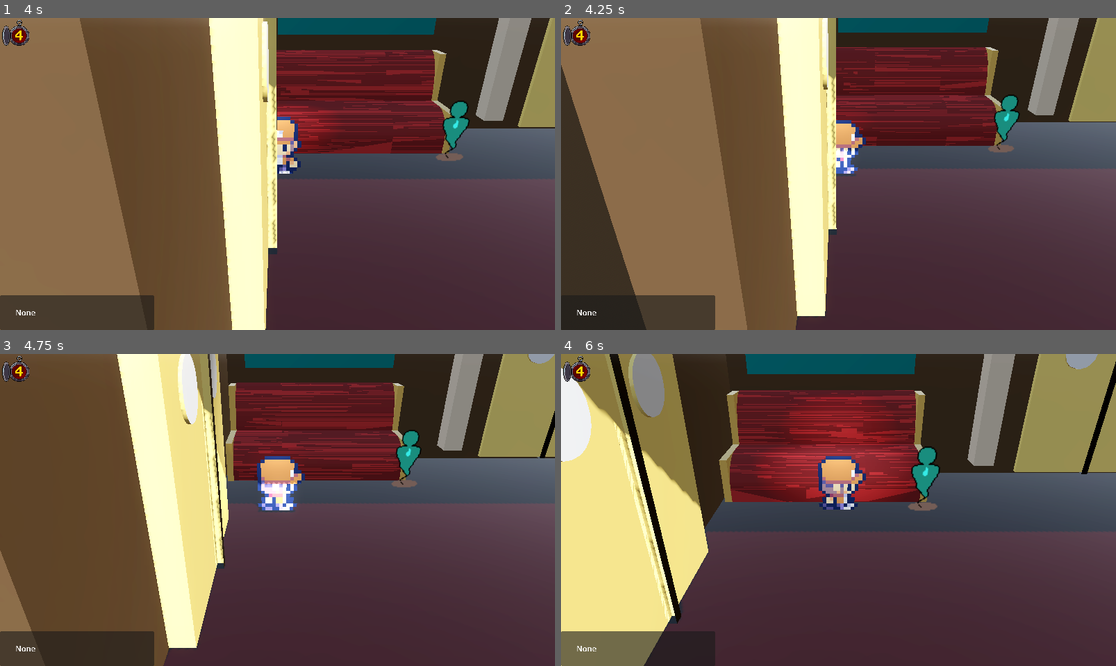
Above: before the commit, frames 1-4 (two rows, left to right).
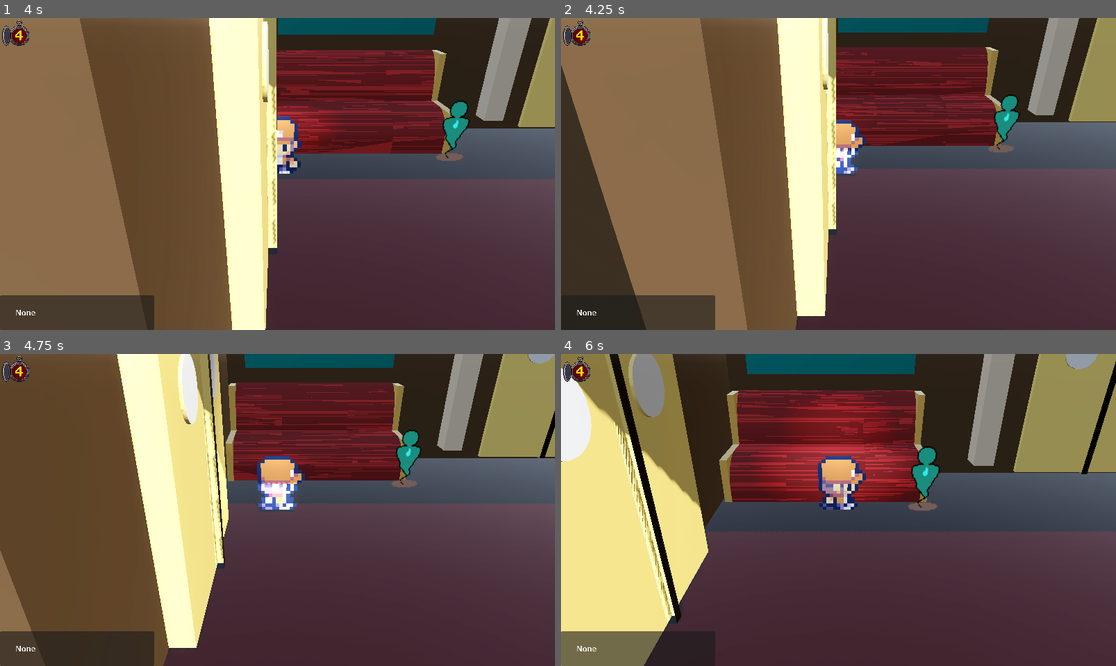
Above: after the commit, the same moments.

Repository: ketzzz-dev/dev-con-project
Game: Godot game, scene res://scenes/world/levels/level_01.tscn
Same seed, same stepped clock (60 frames per second), same inputs: the game is played once before the commit and once after it.
Inputs:
- Up to frame 1 (4 s): tap Enter (ui_accept) at 0.5, 0.77, 1.25, 1.52, 2, 3.02, 3.5, 3.77 s; hold F (interact) 0.53-1.28 s; hold W (move_up) 0.53-2.03 s; tap F (interact) at 1.35, 2.85 s; hold F (interact) 2.03-2.78 s; hold A (move_left) 2.03-3.53 s; hold S (move_down) from 3.53 s (still down); hold F (interact) from 3.53 s (still down)
- Up to frame 2 (4.25 s): keep holding S (move_down); keep holding F (interact)
- Up to frame 3 (4.75 s): release S (move_down) at 4.28 s; release F (interact) at 4.28 s; hold D (move_right) from 4.28 s (still down); tap F (interact) at 4.35 s; tap Enter (ui_accept) at 4.52 s
- Up to frame 4 (6 s): release D (move_right) at 5.03 s; hold W (move_up) 5.03-5.78 s; hold F (interact) 5.03-5.78 s; hold D (move_right) from 5.78 s (still down); tap F (interact) at 5.85 s

Frame 1 is identical in both runs. In frame 2, 3.0% of the frame differs, in the area x 3-93%, y 0-95%; in frame 3, 3.6%; in frame 4, 4.8%, in the area x 4-98%, y 0-87%.

Commit message:
Added second car

Diff:
--- a/resources/dialogue/talk.tres
+++ b/resources/dialogue/talk.tres
@@ -46,18 +46,11 @@
 next_node = &"about_place_01"
 metadata/_custom_type_script = "uid://68duexnespag"
 
-[sub_resource type="Resource" id="Resource_1jv7h"]
-script = ExtResource("2_28fxm")
-id = &"wyka_bb"
-label = "What you know about Bunny Burrows?"
-next_node = &""
-metadata/_custom_type_script = "uid://68duexnespag"
-
 [sub_resource type="Resource" id="Resource_nsnhy"]
 script = ExtResource("1_okups")
 id = &"talk_02"
 content = "Sure, what do you wanna talk about?"
-connections = Array[ExtResource("2_28fxm")]([SubResource("Resource_pwgyf"), SubResource("Resource_ab1g8"), SubResource("Resource_1jv7h")])
+connections = Array[ExtResource("2_28fxm")]([SubResource("Resource_pwgyf"), SubResource("Resource_ab1g8")])
 metadata/_custom_type_script = "uid://duxlgl7xahmms"
 
 [sub_resource type="Resource" id="Resource_1wfwq"]
--- a/scenes/world/levels/level_01.tscn
+++ b/scenes/world/levels/level_01.tscn
@@ -230,7 +230,55 @@
 [node name="Room02" type="Node3D" parent="."]
 transform = Transform3D(1, 0, 0, 0, 1, 0, 0, 0, 1, 20, 0, 0)
 
+[node name="car2" parent="Room02" instance=ExtResource("18_8j2nj")]
+transform = Transform3D(-2.84124e-08, 0, -0.65, 0, 0.65, 0, 0.65, 0, -2.84124e-08, 12.6974, -0.3, 0.761681)
+
+[node name="MeshInstance3D" type="MeshInstance3D" parent="Room02/car2"]
+
+[node name="StaticBody3D" type="StaticBody3D" parent="Room02/car2"]
+
+[node name="LeftSeat" type="CollisionShape3D" parent="Room02/car2/StaticBody3D"]
+transform = Transform3D(-0.695, 0, -2.0626e-06, 0, 1, 0, 1.04942e-07, 0, -13.66, -8.13198, 2.68197, 26.9945)
+shape = SubResource("BoxShape3D_8j2nj")
+
+[node name="RightSeat" type="CollisionShape3D" parent="Room02/car2/StaticBody3D"]
+transform = Transform3D(-0.695, 0, -2.0626e-06, 0, 1, 0, 1.04942e-07, 0, -13.66, -8.05, 2.78052, 9.90568)
+shape = SubResource("BoxShape3D_8j2nj")
+
+[node name="CenterDoor" type="CollisionShape3D" parent="Room02/car2/StaticBody3D"]
+transform = Transform3D(-4.37114e-08, 0, 1, 0, 1, 0, -1, 0, -4.37114e-08, -8.99431, 3.124, 18.1714)
+shape = SubResource("BoxShape3D_8j2nj")
+
+[node name="CenterWall" type="CollisionShape3D" parent="Room02/car2/StaticBody3D"]
+transform = Transform3D(-2.33856e-07, 0, 1, 0, 1.795, 0, -5.35, 0, -4.37114e-08, -9.214, 4.494, 18.171)
+shape = SubResource("BoxShape3D_8j2nj")
+
+[node name="CenterWall2" type="CollisionShape3D" parent="Room02/car2/StaticBody3D"]
+transform = Transform3D(-2.33856e-07, 0, 1, 0, 1.795, 0, -5.35, 0, -4.37114e-08, 2.84902, 4.494, 18.3886)
+shape = SubResource("BoxShape3D_8j2nj")
+
+[node name="RightDoor" type="CollisionShape3D" parent="Room02/car2/StaticBody3D"]
+transform = Transform3D(1, 0, 0, 0, 1, 0, 0, 0, 1, -1.771, 3.124, 7.06638)
+shape = SubResource("BoxShape3D_8j2nj")
+
+[node name="RightWall" type="CollisionShape3D" parent="Room02/car2/StaticBody3D"]
+transform = Transform3D(2.82, 0, 0, 0, 2, 0, 0, 0, 1, -3.351, 4.559, 6.716)
+shape = SubResource("BoxShape3D_8j2nj")
+
+[node name="LeftWall" type="CollisionShape3D" parent="Room02/car2/StaticBody3D"]
+transform = Transform3D(2.82, 0, 0, 0, 2, 0, 0, 0, 1, -3.351, 4.559, 30.0326)
+shape = SubResource("BoxShape3D_8j2nj")
+
+[node name="LeftDoor" type="CollisionShape3D" parent="Room02/car2/StaticBody3D"]
+transform = Transform3D(1, 0, 0, 0, 1, 0, 0, 0, 1, -1.77118, 3.12358, 29.5911)
+shape = SubResource("BoxShape3D_8j2nj")
+
+[node name="Ground" type="CollisionShape3D" parent="Room02/car2/StaticBody3D"]
+transform = Transform3D(-5.1798e-08, 0, 0.66, 0, 1, 0, -1.185, 0, -2.88495e-08, -3.882, 0.462, 18.469)
+shape = SubResource("WorldBoundaryShape3D_ynxc0")
+
 [node name="Ground" type="StaticBody3D" parent="Room02"]
+visible = false
 
 [node name="CollisionShape3D" type="CollisionShape3D" parent="Room02/Ground"]
 shape = SubResource("WorldBoundaryShape3D_ynxc0")
@@ -239,7 +287,7 @@
 mesh = SubResource("PlaneMesh_q6olp")
 
 [node name="NewPos" type="Node3D" parent="Room02"]
-transform = Transform3D(1, 0, 0, 0, 1, 0, 0, 0, 1, -7, 0, 0)
+transform = Transform3D(1, 0, 0, 0, 1, 0, 0, 0, 1, -5.18623, 0, 0)
 
 [node name="UI" parent="." instance=ExtResource("5_q6olp")]
 
Not shown: 1 places in resources/dialogue/talk.tres that only renumber resources
